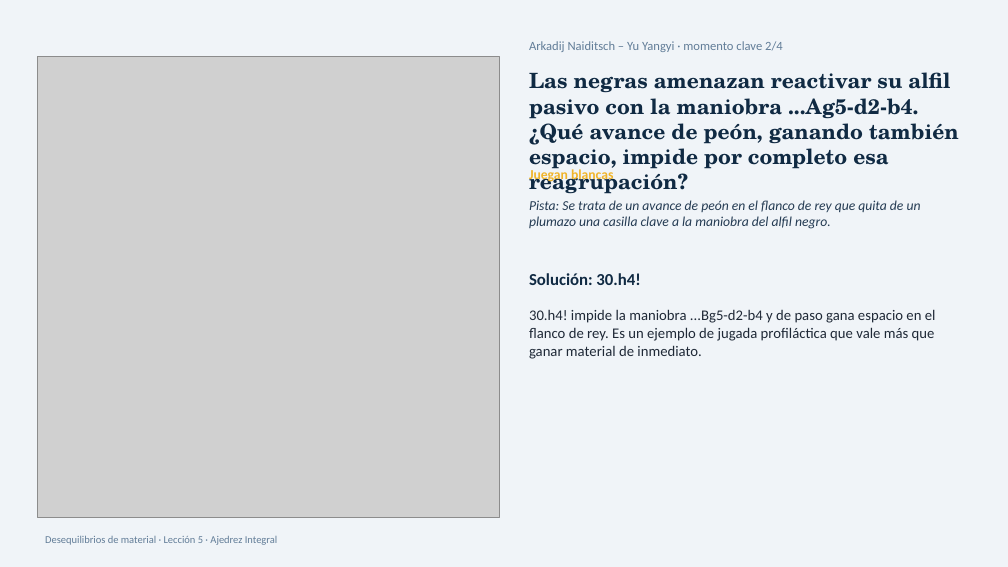
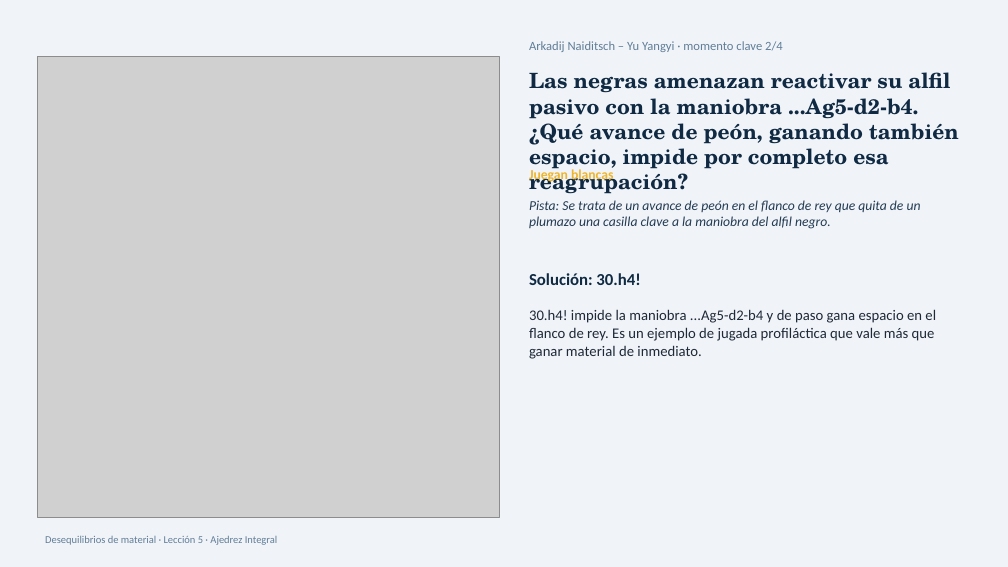
Before and after one commit to GMpupilo2026/Pagina-Completa, a slide deck: slide 17 of cursos/recursos/desequilibrios-de-material/05-alfiles-de-distinto-color-convertir.pptx. Drawn at 1008x567 pixels with LibreOffice and Linux fonts; fonts in the diff are those of the drawing; grey boxes stand for pictures. Boxes give left, top, right and bottom in pixels: in the first picture for what was removed or moved away, otherwise in the second. Text is boxed around its words. In the diff, an @@ line names an element or a change of style, - is before the commit and + after.

```diff
--- a/cursos/recursos/desequilibrios-de-material/05-alfiles-de-distinto-color-convertir.pptx
+++ b/cursos/recursos/desequilibrios-de-material/05-alfiles-de-distinto-color-convertir.pptx
@@ text at (529,309,936,359): text changed @@
-30.h4! impide la maniobra ...Bg5-d2-b4 y de paso gana espacio en el flanco de rey. Es un ejemplo de jugada profiláctica que vale más que ganar material de inmediato.
+30.h4! impide la maniobra ...Ag5-d2-b4 y de paso gana espacio en el flanco de rey. Es un ejemplo de jugada profiláctica que vale más que ganar material de inmediato.
```
Also in this commit, not shown: 23 other files.
